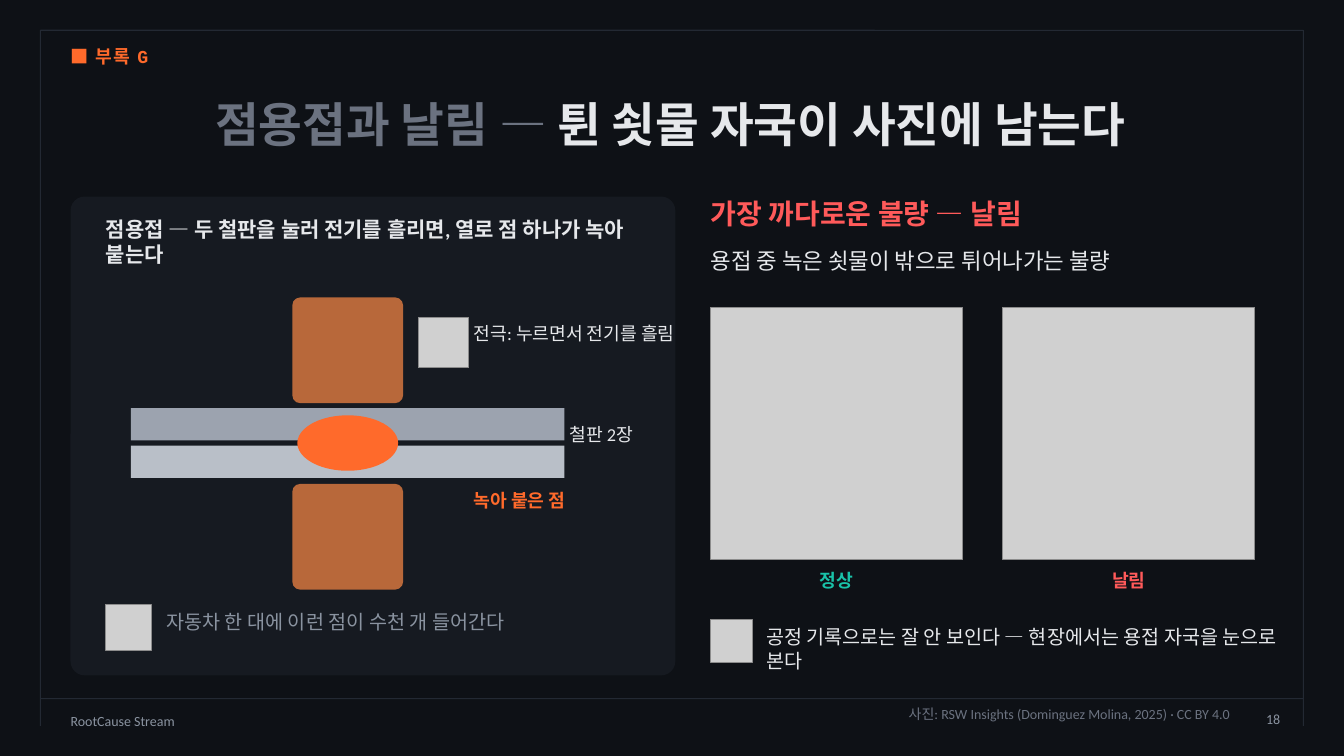
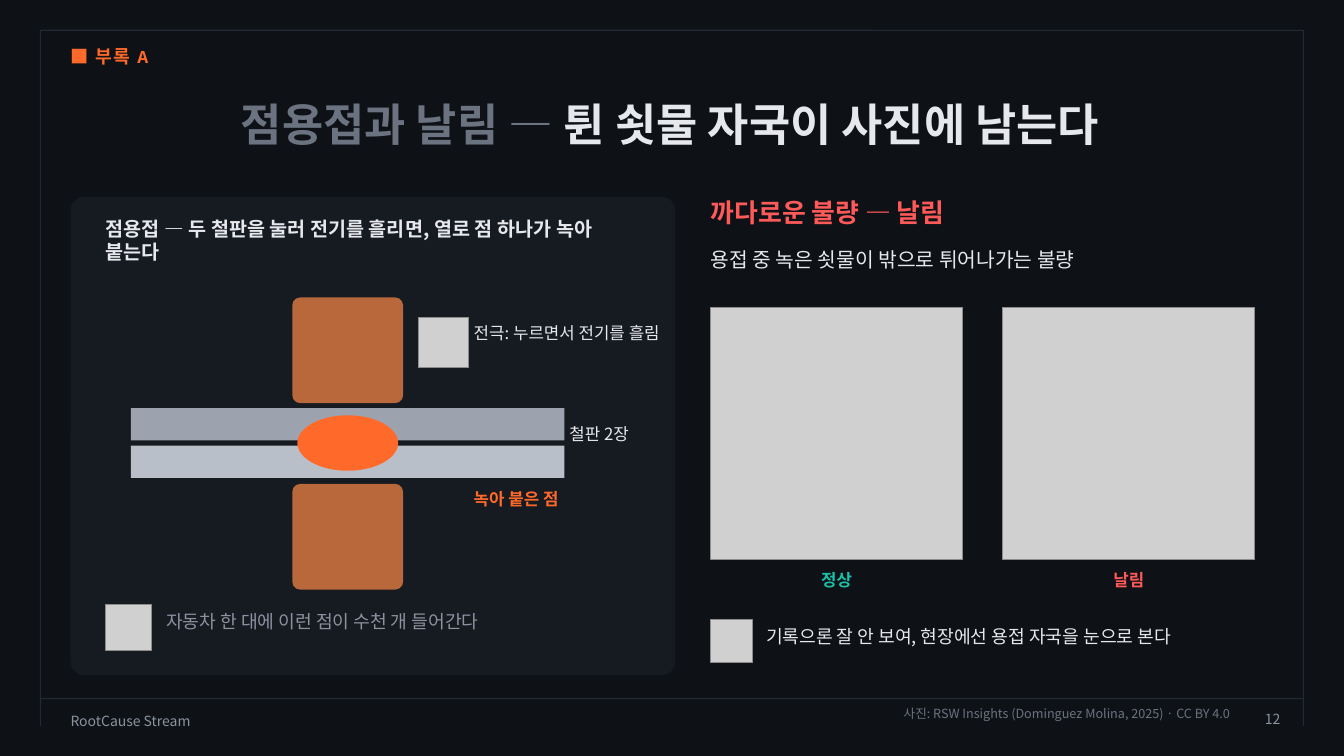
Before and after one commit to dlwogud/rootcause-stream, a slide deck: slide 12 of deck/RootCause_Stream_발표자료.pptx (slide 18 before the commit). Drawn at 1344x756 pixels with LibreOffice and Linux fonts; fonts in the diff are those of the drawing; grey boxes stand for pictures; background and template pictures are left out. Boxes give left, top, right and bottom in pixels: in the first picture for what was removed or moved away, otherwise in the second. Text is boxed around its words. In the diff, an @@ line names an element or a change of style, - is before the commit and + after.

```diff
--- a/deck/RootCause_Stream_발표자료.pptx
+++ b/deck/RootCause_Stream_발표자료.pptx
@@ text at [96,48,148,65]: text changed @@
-■ 부록 G
+■ 부록 A
@@ title "점용접과 날림 — 튄 쇳물 ..." at [241,103,1099,145]: size 34 to 32 pt, font Calibri to Noto Sans CJK KR @@
@@ text at [711,200,945,225]: text changed; size 20 to 18.5 pt; font Calibri to Noto Sans CJK KR @@
-가장 까다로운 불량 — 날림
+까다로운 불량 — 날림
@@ text "점용접 — 두 철판을 눌러 ..." at [106,219,592,261]: size 15 to 14 pt, font Calibri to Noto Sans CJK KR @@
@@ text "용접 중 녹은 쇳물이 밖으로 ..." at [711,250,1074,269]: size 16 to 14.5 pt, font Calibri to Noto Sans CJK KR @@
@@ size 13 to 12 pt, font Calibri to Noto Sans CJK KR in 5 elements at [474,325,660,341], [569,426,629,442], [474,491,558,507], [821,572,852,588], [1113,572,1144,588] @@
@@ text "자동차 한 대에 이런 점이 ..." at [166,613,479,630]: size 14 to 13 pt, font Calibri to Noto Sans CJK KR @@
@@ text at [766,628,1170,647]: text changed; size 14 to 13 pt; font Calibri to Noto Sans CJK KR @@
-공정 기록으로는 잘 안 보인다 — 현장에서는 용접 자국을 눈으로 본다
+기록으론 잘 안 보여, 현장에선 용접 자국을 눈으로 본다
@@ text "RootCause Stream" at [71,715,191,726]: font Calibri to Noto Sans CJK KR @@
@@ text "사진: RSW Insights (Dominguez Molina, ..." at [904,707,1229,721]: size 10 to 9 pt, font Calibri to Noto Sans CJK KR @@
@@ page number at [1265,713,1281,724]: text changed; font Calibri to Noto Sans CJK KR @@
-18
+12
```
Also in this commit, not shown: 17 other slides changed, 2 other files.
